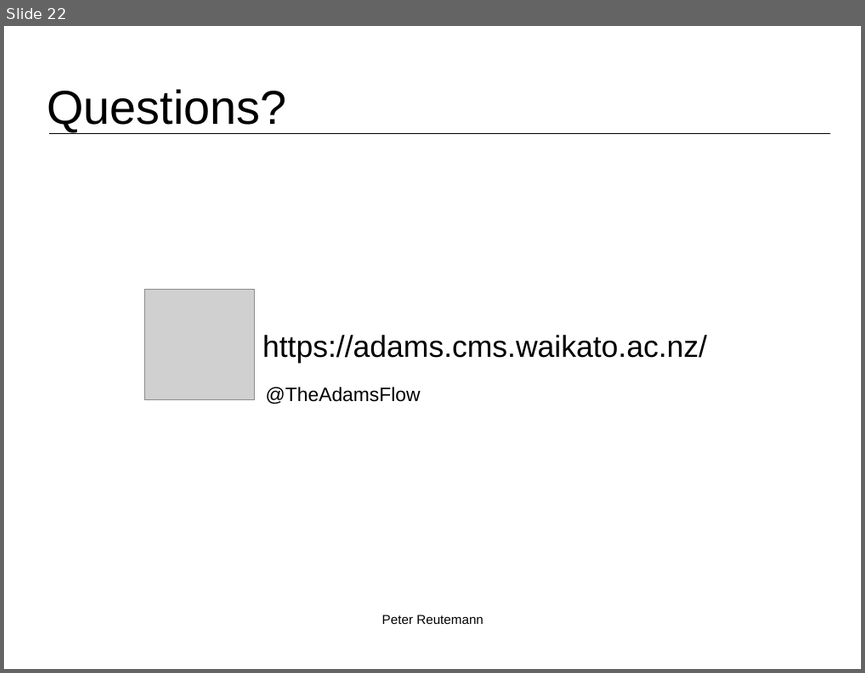
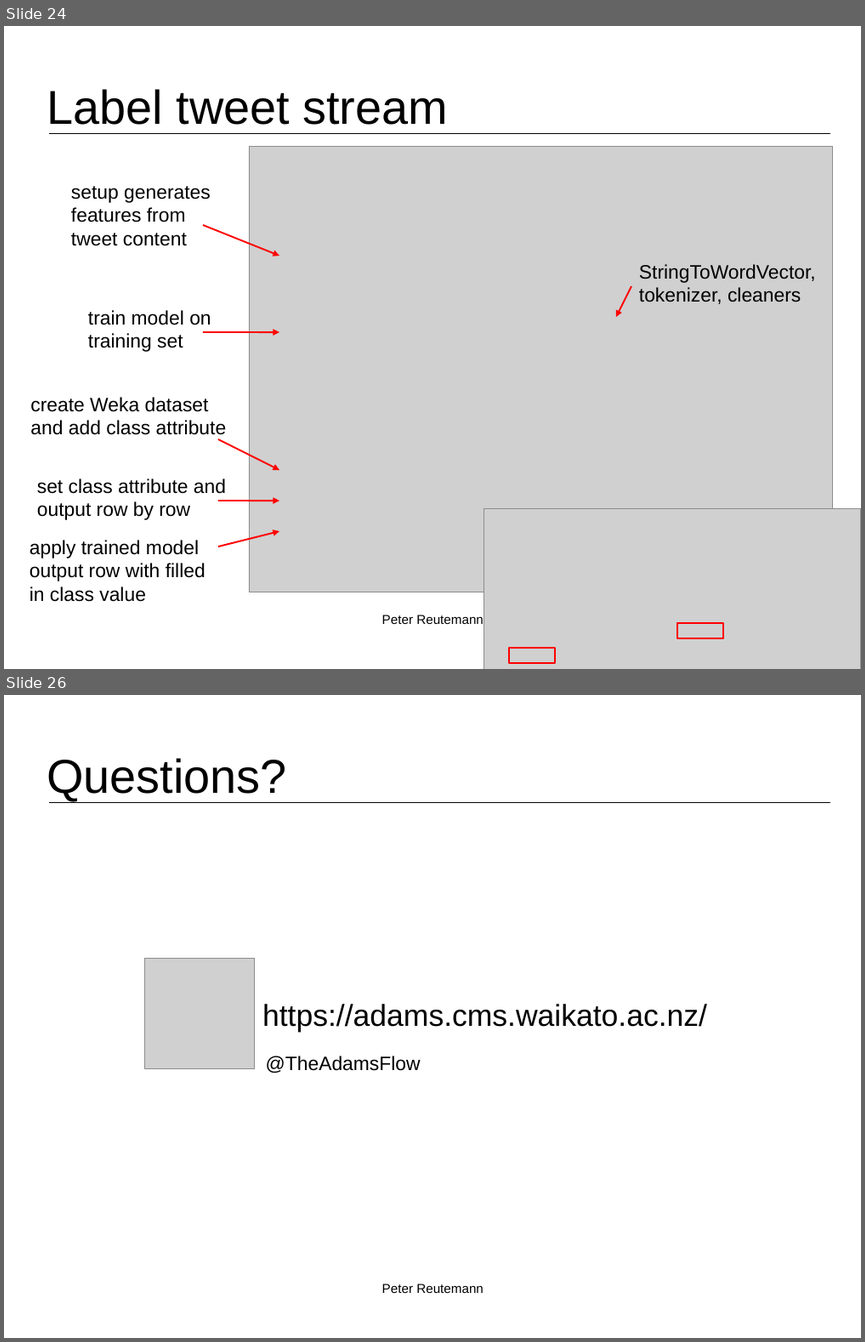
Before and after one commit to fracpete/kuching-2015, a slide deck: 4_twitter/kuching2015_twitter.odp. Shown one above the other, each under a label of ours: slide 22 before the commit, slides 24 and 26 after it; the slides between them are not shown. The pictures are 865x673 and 865x1342 pixels, drawn with LibreOffice and Linux fonts; fonts in the diff are those of the drawing; grey boxes stand for pictures; background and template pictures are left out. Boxes give left, top, right and bottom in pixels: in the first picture for what was removed or moved away, otherwise in the second. Text is boxed around its words. In the diff, an @@ line names an element or a change of style, - is before the commit and + after.

```diff
--- a/4_twitter/kuching2015_twitter.odp
+++ b/4_twitter/kuching2015_twitter.odp
@@ slide 24 added at bbox=[4, 26, 861, 669], background #FFFFFF; not listed: 1 template element that a slide beside it also shows @@
@@ title added at bbox=[46, 89, 448, 125], 44 pt, text #000000 @@
+Label tweet stream
@@ picture added at bbox=[249, 147, 833, 593] @@
@@ text added at bbox=[71, 186, 211, 246], 18 pt, text #000000 @@
+setup generates
+features from
+tweet content
@@ arrow added from (203, 225) to (279, 256), #FF0000 1.5 pt @@
@@ text added at bbox=[639, 264, 816, 304], 18 pt, text #000000 @@
+StringToWordVector,
+tokenizer, cleaners
@@ arrow added from (631, 286) to (616, 317), #FF0000 1.5 pt @@
@@ text added at bbox=[88, 310, 211, 352], 18 pt, text #000000 @@
+train model on
+training set
@@ arrow added from (203, 332) to (279, 332), #FF0000 1.5 pt @@
@@ text added at bbox=[30, 397, 227, 439], 18 pt, text #000000 @@
+create Weka dataset
+and add class attribute
@@ arrow added from (218, 439) to (279, 470), #FF0000 1.5 pt @@
@@ text added at bbox=[37, 478, 226, 520], 18 pt, text #000000 @@
+set class attribute and
+output row by row
@@ arrow added from (218, 500) to (279, 500), #FF0000 1.5 pt @@
@@ picture added at bbox=[484, 509, 861, 669] @@
@@ arrow added from (218, 546) to (279, 532), #FF0000 1.5 pt @@
@@ text added at bbox=[30, 539, 205, 601], 18 pt, text #000000 @@
+apply trained model
+output row with filled
+in class value
@@ text added at bbox=[382, 614, 483, 624], 12 pt, text #000000 @@
+Peter Reutemann
@@ rectangle added at bbox=[677, 623, 723, 639], outline #FF0000 1.5 pt @@
@@ rectangle added at bbox=[510, 647, 556, 663], outline #FF0000 1.5 pt @@
@@ what was slide 22 is now slide 26 @@
```
Also in this commit, not shown: 3 other slides added, 8 other files.
